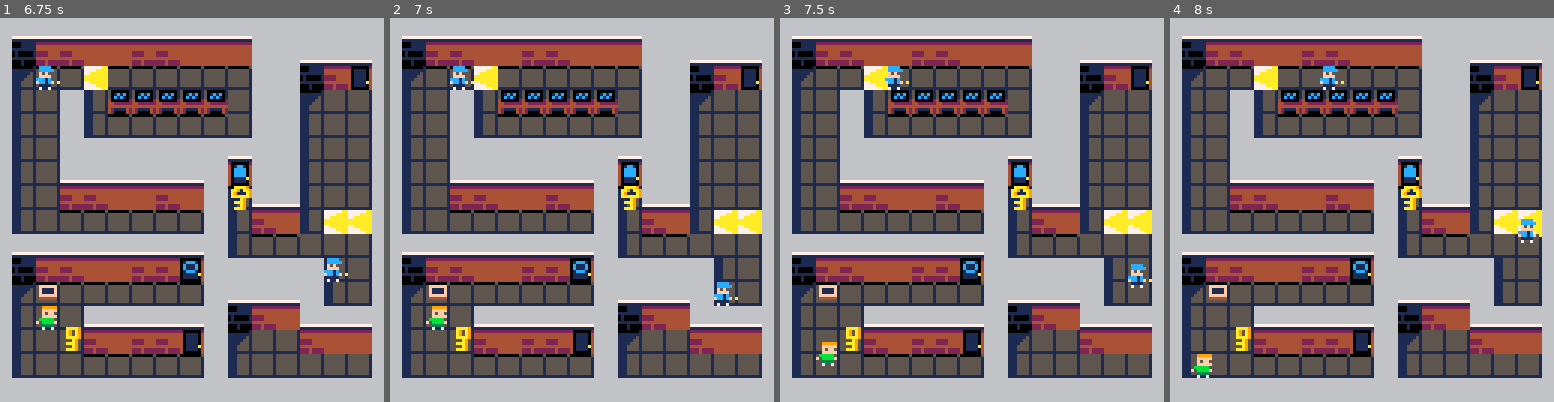
Above: before the commit, frames 1-4 (left to right).
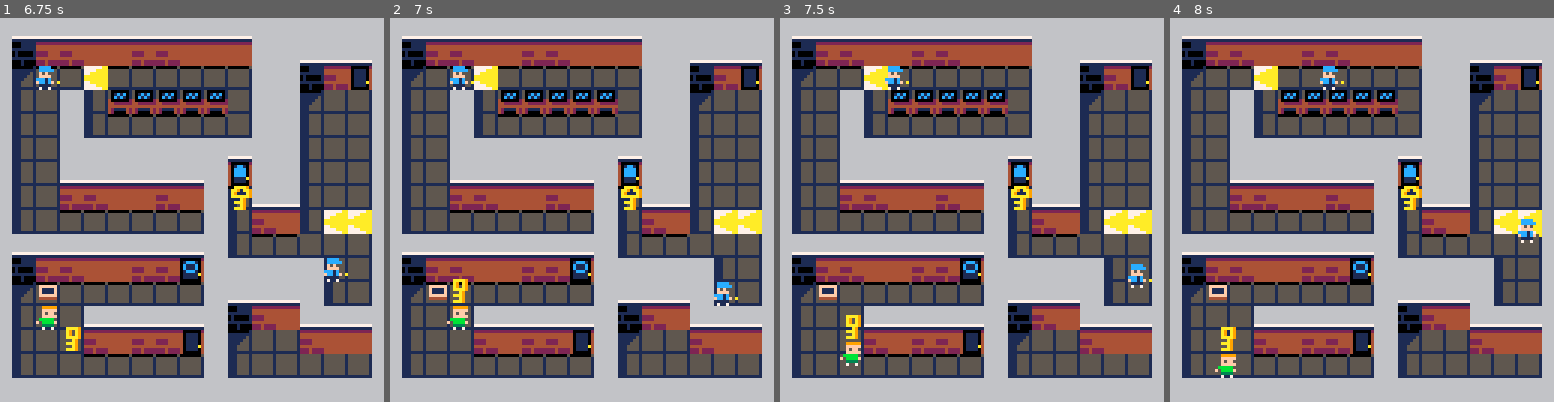
Above: after the commit, the same moments.

Repository: HuskyGameDev/2020f-team7
Game: PICO-8 cartridge shoebox.p8
The game is run twice, just before and just after one commit, with the same random seed, the same clock (stepped at 60 frames per second) and the same inputs.
Inputs:
- Up to frame 1 (6.75 s): tap O (Z key) at 0.33, 1.07, 2.22, 3.72, 5.22, 6.72 s; tap Down at 0.7 s; tap X (X key) at 1.43, 2.07, 2.82, 3.57, 4.32, 5.07, 5.82, 6.57 s; hold Up 1.97-2.63 s; hold Right 2.68-3.02 s; hold Down 3.07-3.73 s; hold Left 3.78-4.12 s; hold Up 4.17-4.5 s; hold Left 4.55-5.05 s; hold Right 5.1-5.93 s; hold Up 5.98-6.65 s; hold Right from 6.7 s (still down)
- Up to frame 2 (7 s): keep holding Right
- Up to frame 3 (7.5 s): release Right at 7.03 s; hold Down from 7.08 s (still down); tap X (X key) at 7.32 s
- Up to frame 4 (8 s): release Down at 7.75 s; hold Left from 7.8 s (still down)

Frame 1 is identical in both runs. In frame 2, 0.8% of the frame differs, in the area x 9-22%, y 67-87%; in frame 3, 0.6%; in frame 4, 0.8%, in the area x 5-22%, y 80-94%.

Commit message:
fixed the same collision issue again aaaa

Diff:
--- a/shoebox.p8
+++ b/shoebox.p8
@@ -508,9 +508,9 @@
 --determines if two entities are touching
 function touching(ent, oth)
  return occupied(ent.pos.x, ent.pos.y, oth) or
- occupied(ent.pos.x+ent.pos.w-1, ent.pos.y, oth) or
- occupied(ent.pos.x, ent.pos.y+ent.pos.h-1, oth) or
- occupied(ent.pos.x+ent.pos.w-1, ent.pos.y+ent.pos.h-1, oth)
+ occupied(ent.pos.x+ent.pos.w, ent.pos.y, oth) or
+ occupied(ent.pos.x, ent.pos.y+ent.pos.h, oth) or
+ occupied(ent.pos.x+ent.pos.w, ent.pos.y+ent.pos.h, oth)
 end
 
 --determines if a specific point on the map is solid
